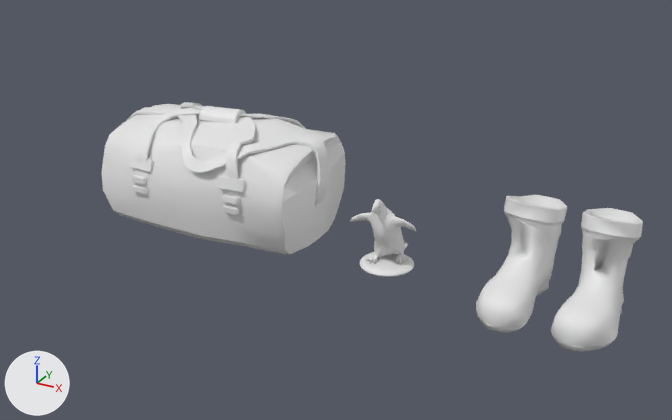
The FBX model Assets/_Assets/Models/Tent_Misc_Objs.fbx: old version first, new version second.
Camera for both pictures: a 50 mm lens placed at (1.01, -2.6, 1.47), pointed at (-0.52, 0.19, 0.07). Every picture has the same lights, and +X, +Y and +Z are marked at lower left. The older version comes first. Where no turn or scale is listed for an object, it has been applied to the vertices.

The older version as bpy lines, for what is in view:
```python
me_arcticresearcher_npc_00_001 = bpy.data.meshes.new('ArcticResearcher_NPC_00.001')
me_arcticresearcher_npc_00_001.from_pydata(...)  # 403 vertices, 413 faces; spans x -0.097..0.097, y -0.219..0.219, z -0.167..0.167
me_arcticresearcher_npc_00_001.materials.append(mat_grid)  # its picture is missing
me_arcticresearcher_npc_00_003 = bpy.data.meshes.new('ArcticResearcher_NPC_00.003')
me_arcticresearcher_npc_00_003.from_pydata(...)  # 403 vertices, 413 faces; spans x 0.415..0.596, y -0.241..0.197, z -0.007..0.327
me_arcticresearcher_npc_00_003.materials.append(mat_grid)  # its picture is missing
me_cube_179 = bpy.data.meshes.new('Cube.179')
me_cube_179.from_pydata(...)  # 682 vertices, 582 faces; spans x -0.445..0.445, y -0.268..0.268, z -0.213..0.213
me_cube_179.materials.append(mat_grid)  # its picture is missing
ob_boot_v1_01 = bpy.data.objects.new('boot_v1.01', me_arcticresearcher_npc_00_001)
ob_boot_v1_01.location = (0.256, -0.027, 0.16)
ob_boot_v1_02 = bpy.data.objects.new('boot_v1.02', me_arcticresearcher_npc_00_003)
ob_boot_v1_02.location = (0.0, 0.0, 0.0)
ob_dufflebag_v1 = bpy.data.objects.new('duffleBag_v1', me_cube_179)
ob_dufflebag_v1.location = (-0.94, 0.071, 0.212)
# also in view: 'penguinToy_v1' at (-0.23, 0.01, 0.14)
```
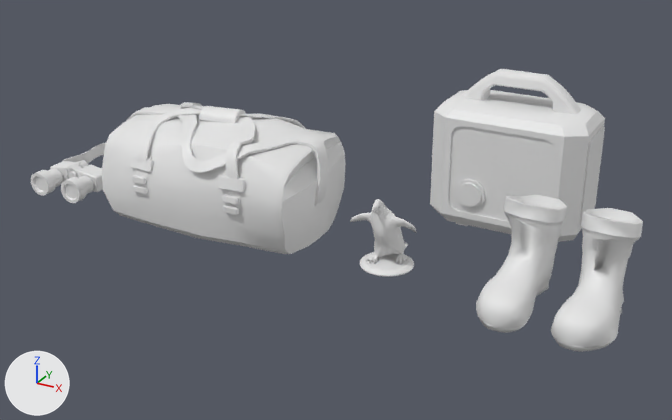
What changed in the scene script:
```text
Add mat_npc00:
    mat_npc00 = principled_material('NPC00')
    mat_npc00.base_color = (0.8, 0.8, 0.8)  # white #e7e7e7
Add me_cube_121:
    me_cube_121.from_pydata(...)  # 656 vertices, 592 faces; spans x -0.148..0.146, y -0.127..0.399, z -0.05..0.049
    me_cube_121.materials.append(mat_npc00)  # its picture is missing
Add me_cube_120:
    me_cube_120.from_pydata(...)  # 436 vertices, 386 faces; spans x -0.291..0.293, y -0.18..0.169, z -0.249..0.343
    me_cube_120.materials.append(mat_grid)  # its picture is missing
Add ob_binoculars:
    ob_binoculars = bpy.data.objects.new('binoculars', me_cube_121)
    ob_binoculars.location = (-1.651, 0.023, 0.042)
Add ob_batterypowerbank:
    ob_batterypowerbank = bpy.data.objects.new('batteryPowerbank', me_cube_120)
    ob_batterypowerbank.location = (0.025, 0.584, 0.231)
```

Location of each change, (x1, y1, x2, y2) in pixels of the pictures (672 x 420 px):
'batteryPowerbank', added
    after: (430, 69, 605, 242)
'binoculars', added
    after: (31, 142, 106, 203)
